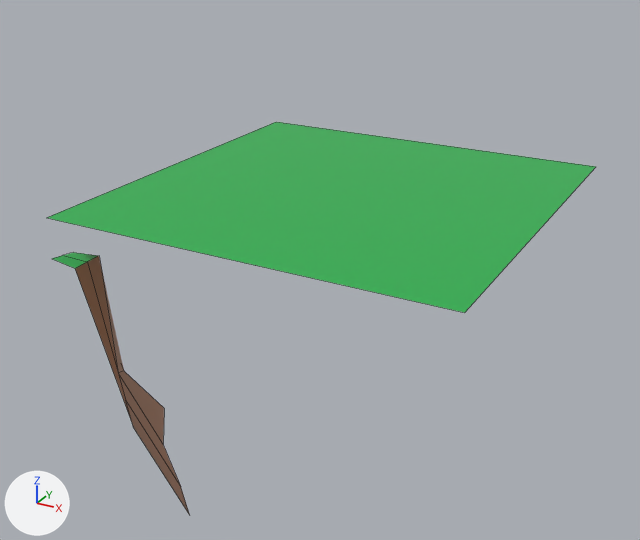
Two versions of the FBX model Floating Island Test/Assets/MCTiles/Models/Corner Top Inverted.fbx, one commit apart.
The view is the same before and after, from a camera (50 mm lens) standing at (2.978, -0.929, 1.1) and looking at (2.474, -0.013, 0.642). Lighting does not change. The marker at lower left points along +X, +Y and +Z. Mesh edges are drawn as thin lines. Where no turn or scale is listed for an object, it has been applied to the vertices. Vertices at the same position are counted once.

Names of what the first picture shows: 'Corner Top Inverted'.
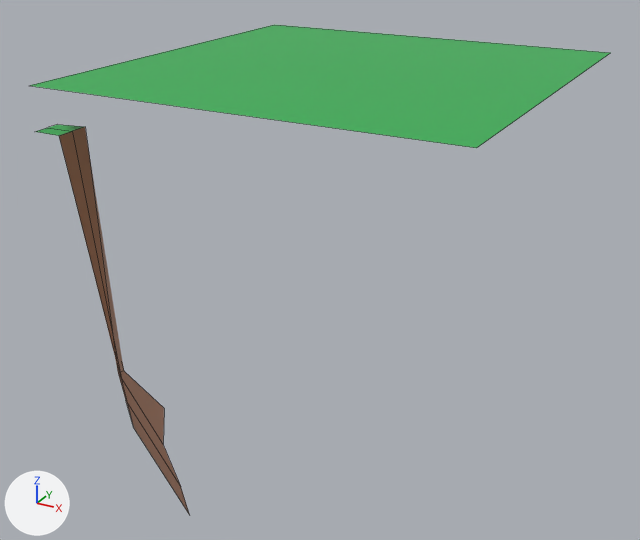
The newer file is also turned or shifted as a whole; pictures and numbers use the older file's frame.

What differs and where, as boxes (x1, y1, x2, y2) in the pictures (640 x 540 px; the box of a moved part takes in the faces that stretch with it):
'Corner Top Inverted', reshaped (25% taller): before (47, 122, 595, 513); after (30, 25, 610, 513)
part 1 of me_cube_024, moved or reshaped: before (47, 122, 595, 313); after (30, 25, 610, 148)
part 2 of me_cube_024, moved or reshaped: before (52, 252, 133, 424); after (35, 125, 132, 420)

What changed in the scene script:
```text
Change me_cube_024:
    used by ob_corner_top_inverted; location = (2.5, 0.0, 0.5)
    remove me_cube_024.from_pydata(...)  # 18 vertices, 9 faces; spans x -0.25..0.25, y -0.25..0.25, z -0.12..0.25
    add me_cube_024.from_pydata(...)  # 18 vertices, 9 faces; spans x -0.25..0.25, y -0.25..0.25, z -0.12..0.4
    me_cube_024 part 1: the loose piece of 4 vertices spanning x -0.25..0.25, y -0.25..0.25, z 0.25 is moved by (0.0, 0.0, 0.15)
    me_cube_024 part 2
    6 vertices are removed from x -0.25..-0.215, y -0.25..-0.208, z 0.195..0.2
    8 faces are deleted
    6 vertices are added at (-0.215, -0.25, 0.35), (-0.25, -0.215, 0.35), (-0.25, -0.25, 0.35), (-0.216, -0.208, 0.35), (-0.25, -0.232, 0.35), (-0.216, -0.229, 0.35)
    8 new faces join them
```
